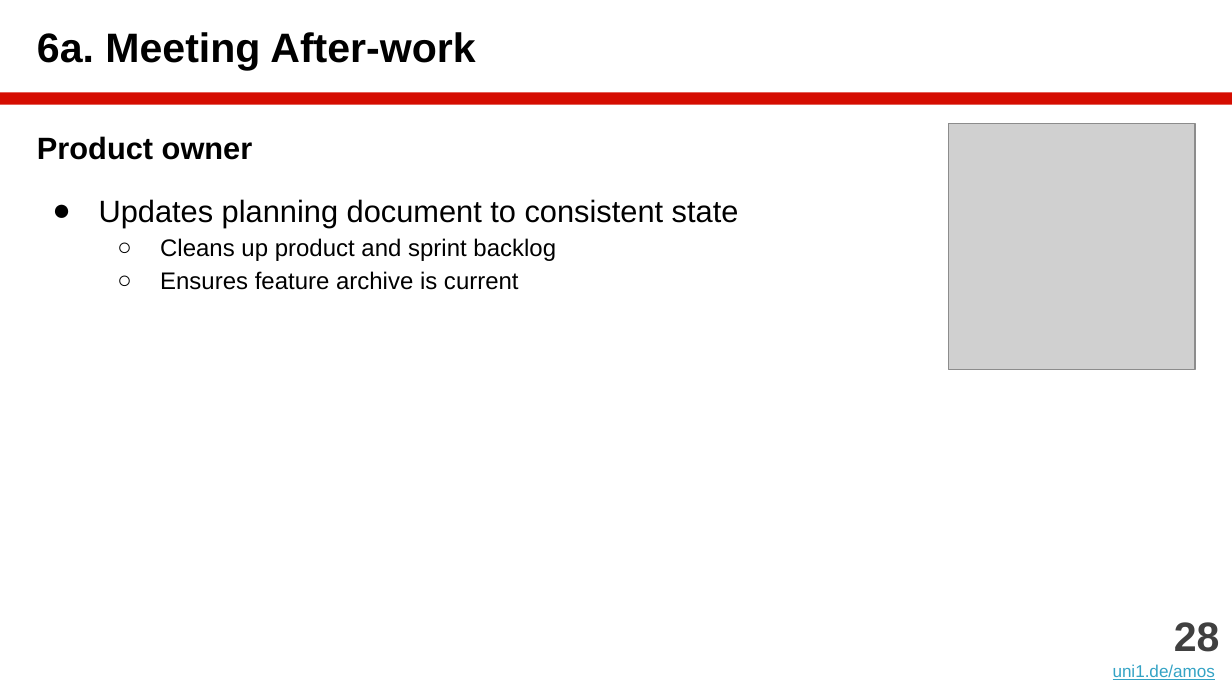
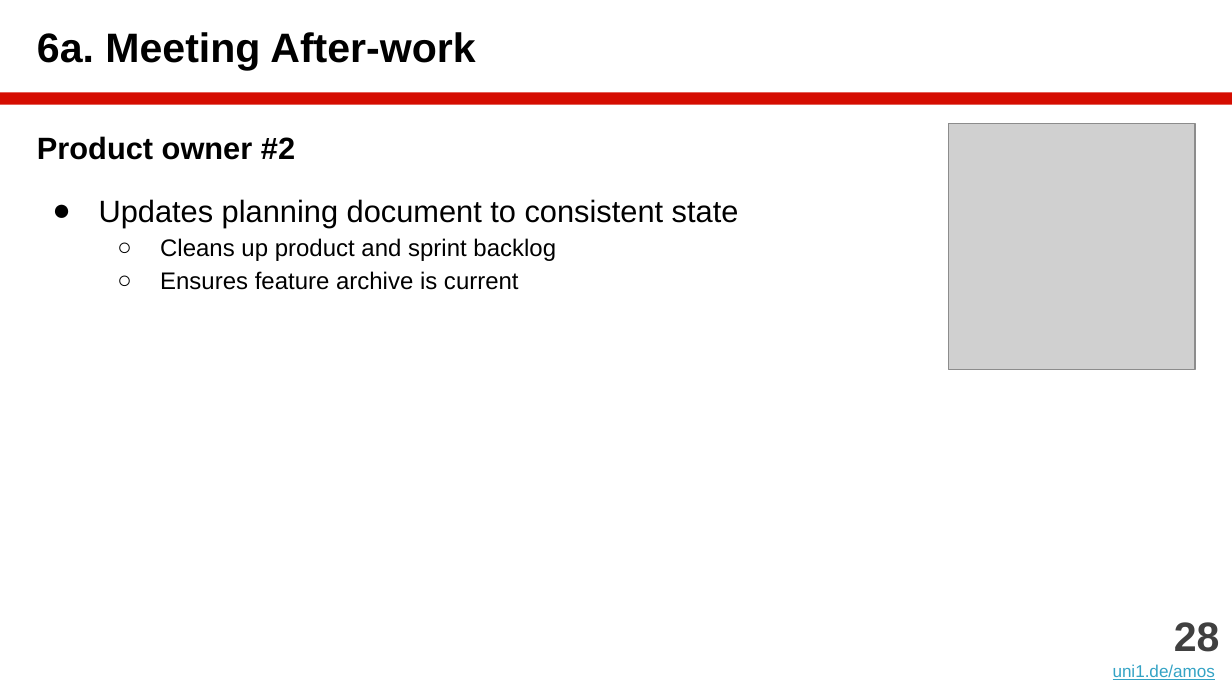
Before and after one commit to dirkriehle/amos-course, a slide deck: slide 28 of Lecture slides/AMOS B02 - Scrum and AMOS.pptx. Drawn at 1232x693 pixels with LibreOffice and Linux fonts; fonts in the diff are those of the drawing; grey boxes stand for pictures. Boxes give left, top, right and bottom in pixels: in the first picture for what was removed or moved away, otherwise in the second. Text is boxed around its words. In the diff, an @@ line names an element or a change of style, - is before the commit and + after.

```diff
--- a/Lecture slides/AMOS B02 - Scrum and AMOS.pptx
+++ b/Lecture slides/AMOS B02 - Scrum and AMOS.pptx
@@ text at (37,136,295,160): text changed @@
-Product owner
+Product owner #2
```
Also in this commit, not shown: 4 other slides changed, 1 other file.
